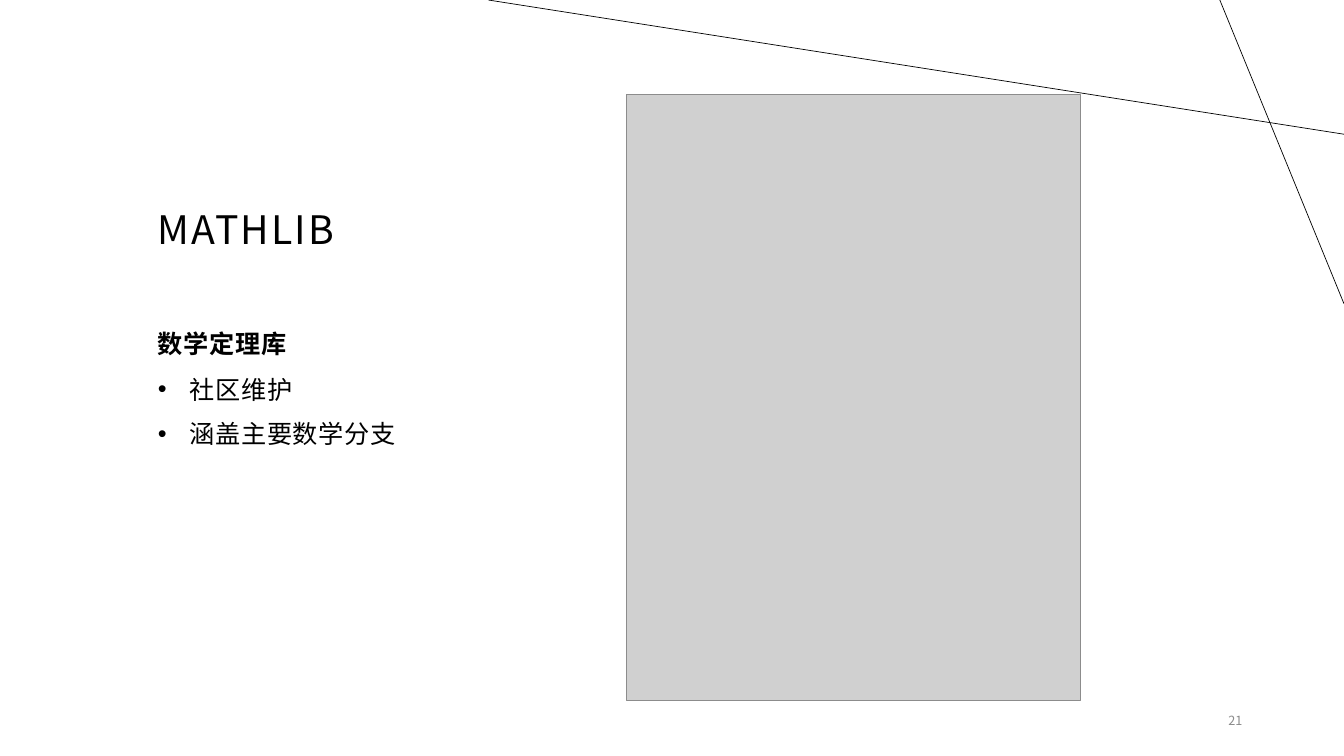
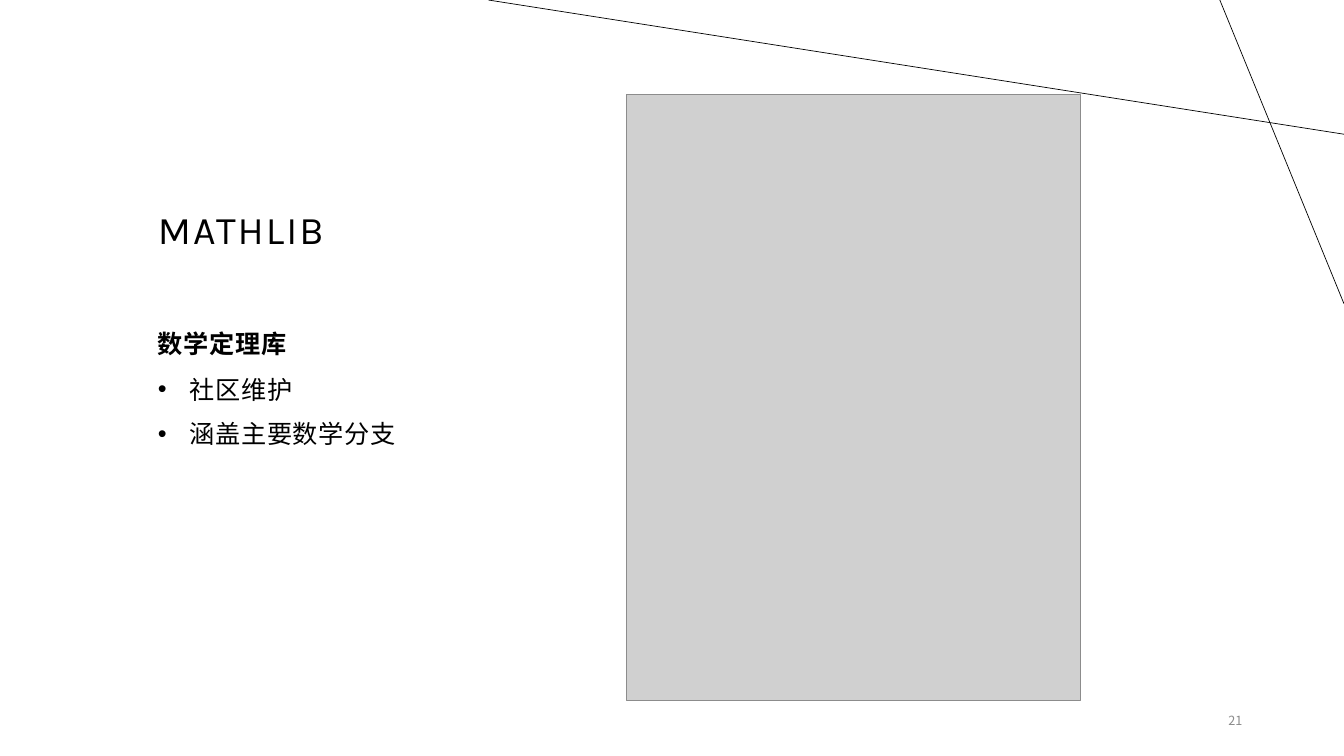
Before and after one commit to Yu-Misaka/minicourse, a slide deck: slide 21 of XJTU/形式化验证和Lean.pptx. Drawn at 1344x756 pixels with LibreOffice and Linux fonts; fonts in the diff are those of the drawing; grey boxes stand for pictures. Boxes give left, top, right and bottom in pixels: in the first picture for what was removed or moved away, otherwise in the second. Text is boxed around its words. In the diff, an @@ line names an element or a change of style, - is before the commit and + after.

```diff
--- a/XJTU/形式化验证和Lean.pptx
+++ b/XJTU/形式化验证和Lean.pptx
@@ title "MATHLIB" at (158,219,324,244): font Noto Sans CJK SC to Karla @@
```
Also in this commit, not shown: 1 other slide changed, 1 slide added, 3 other files.
